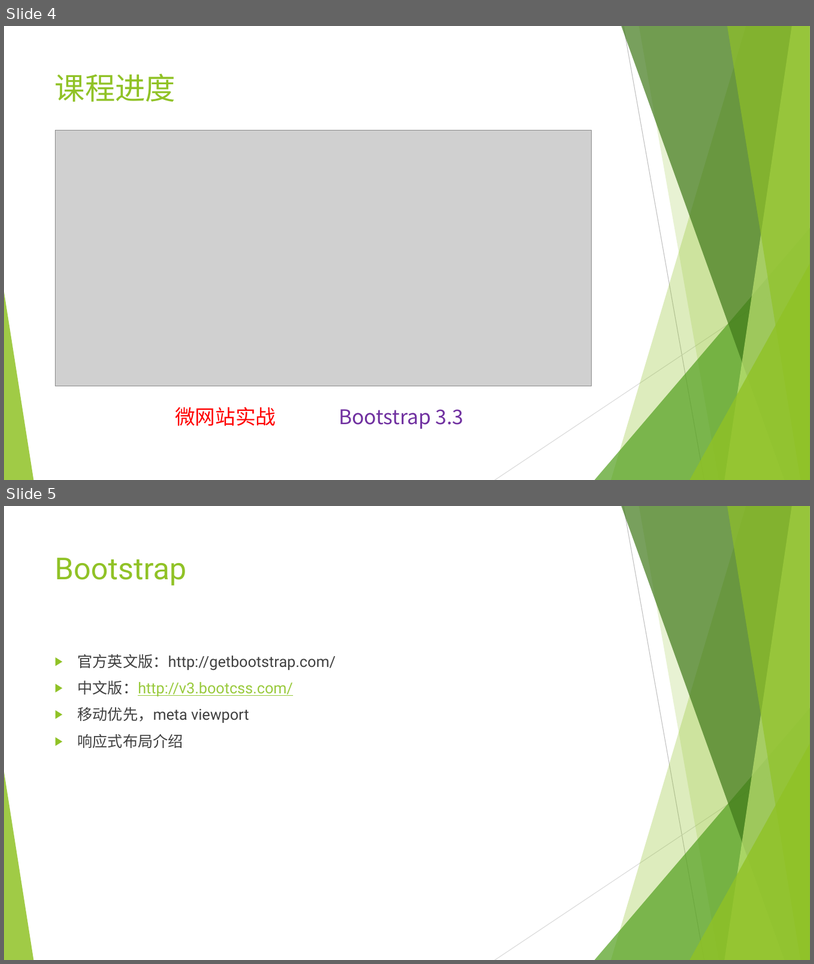
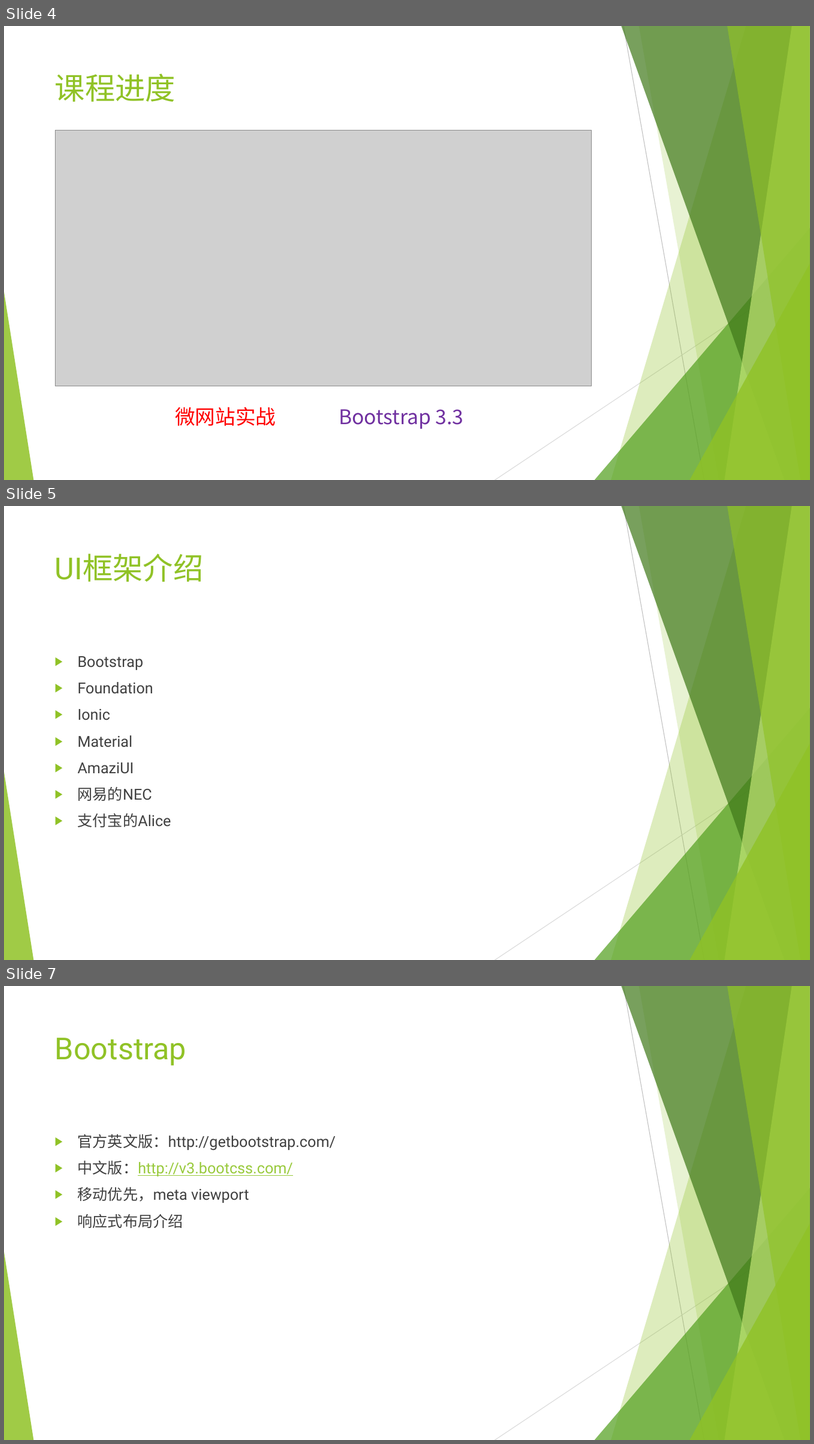
Before and after one commit to Guoye/Neusoft, a slide deck: lesson_HTML5/3.微网站项目实战/3.微网站实战.pptx. Shown one above the other, each under a label of ours: slides 4 and 5 before the commit, slides 4, 5 and 7 after it; the slides between them are not shown. The pictures are 814x964 and 814x1444 pixels, drawn with LibreOffice and Linux fonts; fonts in the diff are those of the drawing; grey boxes stand for pictures. Boxes give left, top, right and bottom in pixels: in the first picture for what was removed or moved away, otherwise in the second. Text is boxed around its words. In the diff, an @@ line names an element or a change of style, - is before the commit and + after.

```diff
--- a/lesson_HTML5/3.微网站项目实战/3.微网站实战.pptx
+++ b/lesson_HTML5/3.微网站项目实战/3.微网站实战.pptx
@@ slide 5 added at [4,506,810,960], background #FFFFFF; not listed: 10 template elements that a slide beside it also shows @@
@@ title added at [55,553,204,582], 36 pt, text #90C226 @@
+UI框架介绍
@@ text added at [78,656,171,827], 18 pt, text #404040 @@
+▶ Bootstrap
+▶ Foundation
+▶ Ionic
+▶ Material
+▶ AmaziUI
+▶ 网易的NEC
+▶ 支付宝的Alice
@@ what was slide 5 is now slide 7 @@
```
Also in this commit, not shown: 3 other slides added, 1 other file.
